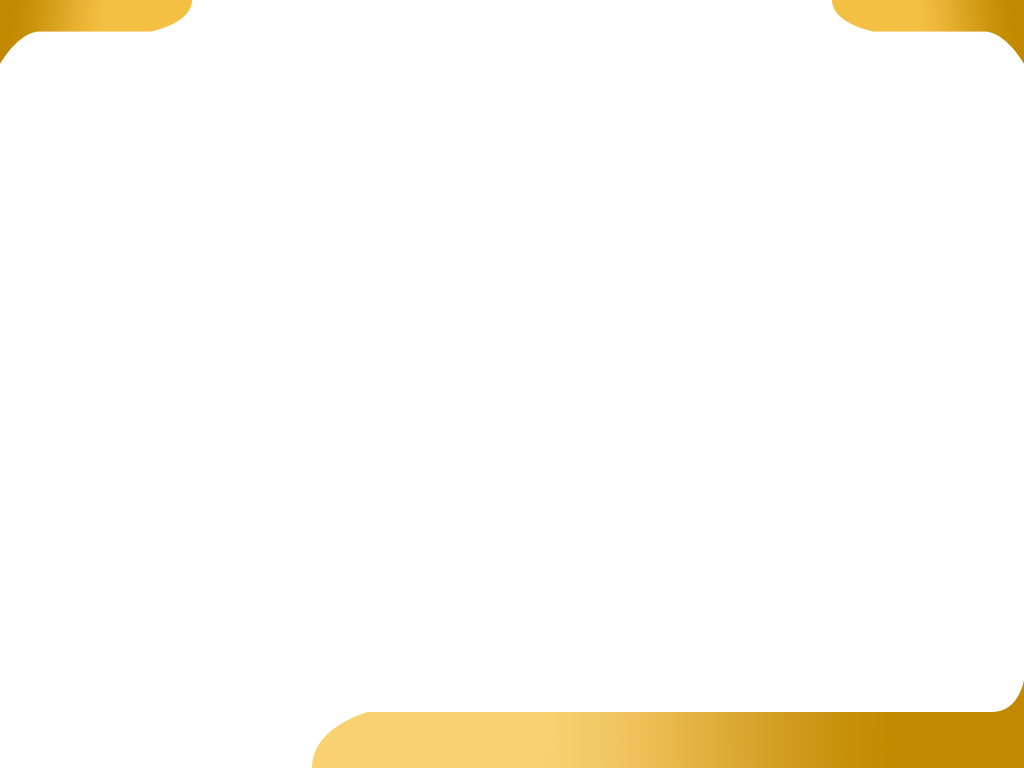
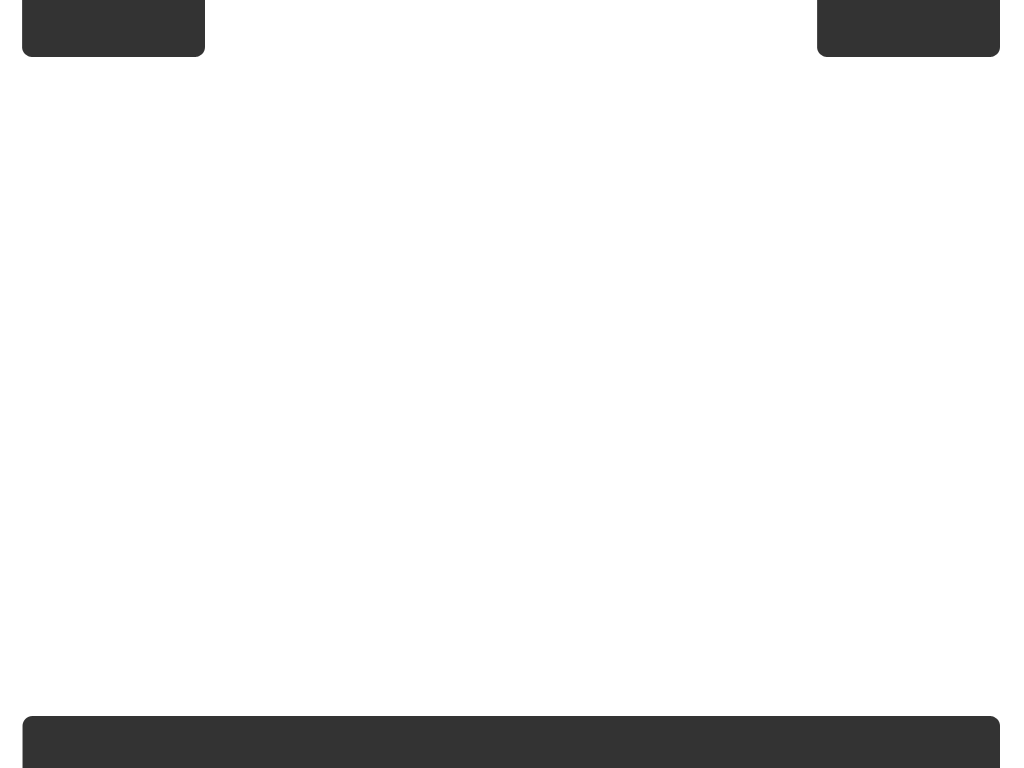
Two versions of the same layered image (1024x768). Layer-by-layer changes:
"TopLeft": opacity 100% → 80%, moved it above "TopRight", painted on it over (0, 0, 205, 64)
"TopRight": opacity 100% → 80%, painted on it over (817, 0, 1024, 64)
"Bottom": opacity 100% → 80%, painted on it over (22, 680, 1024, 768)
